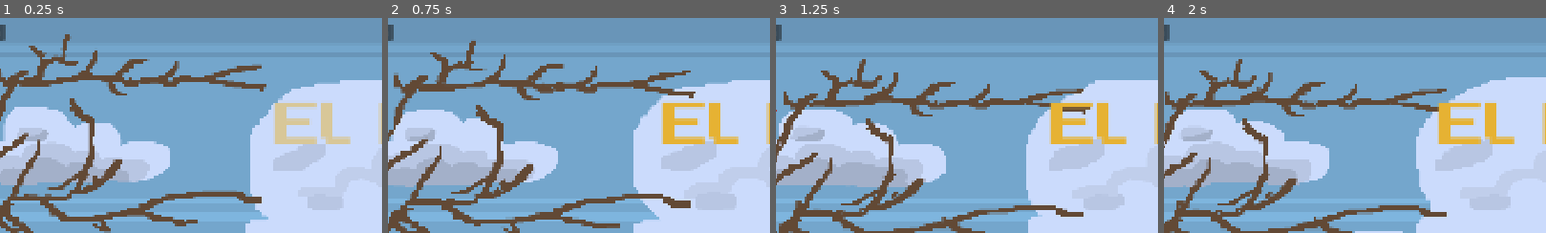
Above: before the commit, frames 1-4 (left to right).
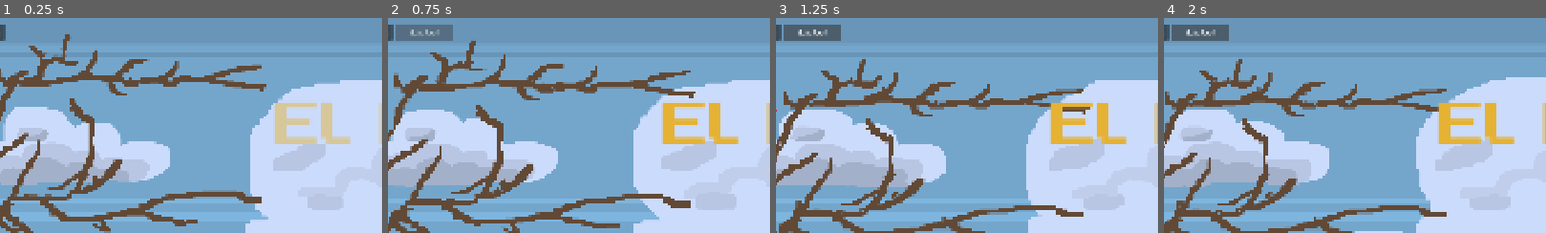
Above: after the commit, the same moments.

Repository: TomasMoreno21/El-Norte
Game: Godot game, scene res://scenes/menu/menu.tscn
The game is run twice, just before and just after one commit, with the same random seed, the same clock (stepped at 60 frames per second) and the same inputs.
Inputs (mouse positions are % of the whole screen's width and height, from its top left):
- Up to frame 1 (0.25 s): no input
- Up to frame 2 (0.75 s): click (16, 3) at 0.5 s, where only the run after the commit has a clickable "+100k Palitos"
- Up to frame 3 (1.25 s): no input
- Up to frame 4 (2 s): click (16, 3) at 1.25 s, where only the run after the commit has a clickable "¡Listo!"
The pictures show only the part of the screen within x 11-61%, y 0-50%; the shares and areas given below are measured in that part.

Frame 1 is identical in both runs. In frame 2, 1.1% of the frame differs, in the area x 2-17%, y 3-11%; in frame 3, 1.1%; in frame 4, 1.1%.

Commit message:
feat: boton debug +100k palitos +1000 barro en menu

Diff:
--- a/scenes/menu/menu.gd
+++ b/scenes/menu/menu.gd
@@ -30,8 +30,9 @@
 	$Logros.pressed.connect(_on_logros)
 	$Skins.pressed.connect(_on_skins)
 	$ResetButton.pressed.connect(_on_reset)
+	$DebugBtn.pressed.connect(_on_debug)
 	$SettingsBtn.pressed.connect(_toggle_settings)
-	for btn in [$Salir, $Tienda, $Logros, $Skins, $ResetButton, $SettingsBtn]:
+	for btn in [$Salir, $Tienda, $Logros, $Skins, $ResetButton, $DebugBtn, $SettingsBtn]:
 		AudioManager.add_click(btn)
 
 	_style_texture_button($Jugar, JUGAR_TEX)
@@ -98,6 +99,7 @@
 	$Tienda.modulate.a = 0.0
 	$Logros.modulate.a = 0.0
 	$Skins.modulate.a = 0.0
+	$DebugBtn.modulate.a = 0.0
 
 	var tween := create_tween().set_parallel(true)
 	tween.tween_property($Label, "modulate:a", 1.0, 0.5)
@@ -106,6 +108,7 @@
 	tween.tween_property($Tienda, "modulate:a", 1.0, 0.5).set_delay(0.25)
 	tween.tween_property($Logros, "modulate:a", 1.0, 0.5).set_delay(0.3)
 	tween.tween_property($Skins, "modulate:a", 1.0, 0.5).set_delay(0.35)
+	tween.tween_property($DebugBtn, "modulate:a", 1.0, 0.5).set_delay(0.4)
 
 func _on_tienda() -> void:
 	SceneTransition.fade_to_scene("res://scenes/shop/shop.tscn")
@@ -122,5 +125,11 @@
 func _on_reset() -> void:
 	DataManager.reset_data()
 
+func _on_debug() -> void:
+	DataManager.palitos_balance += 100000
+	DataManager.bolas_balance += 1000
+	DataManager.save_data()
+	$DebugBtn.text = "¡Listo!"
+
 func _toggle_settings() -> void:
 	$SettingsPanel.visible = not $SettingsPanel.visible
--- a/scenes/menu/menu.tscn
+++ b/scenes/menu/menu.tscn
@@ -150,6 +150,15 @@
 theme_override_font_sizes/font_size = 14
 text = "Reset"
 
+[node name="DebugBtn" type="Button" parent="." unique_id=3104571764]
+layout_mode = 0
+offset_left = 236.0
+offset_top = 16.0
+offset_right = 380.0
+offset_bottom = 56.0
+theme_override_font_sizes/font_size = 14
+text = "+100k Palitos"
+
 [node name="SettingsBtn" type="Button" parent="." unique_id=126314074]
 layout_mode = 1
 anchors_preset = -1
